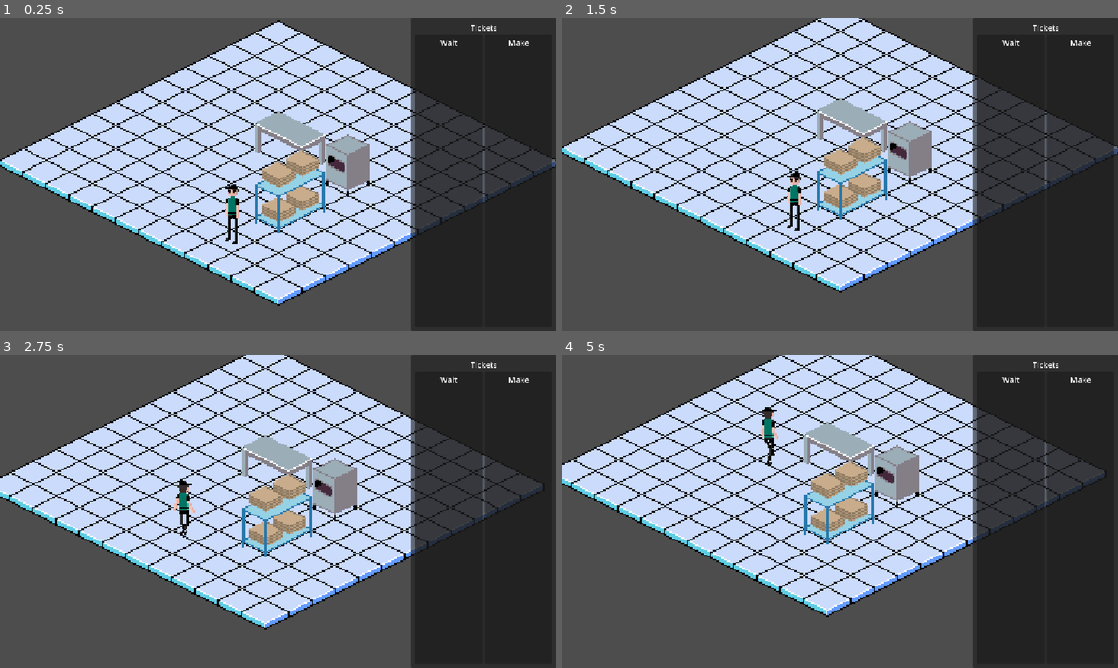
Above: before the commit, frames 1-4 (two rows, left to right).
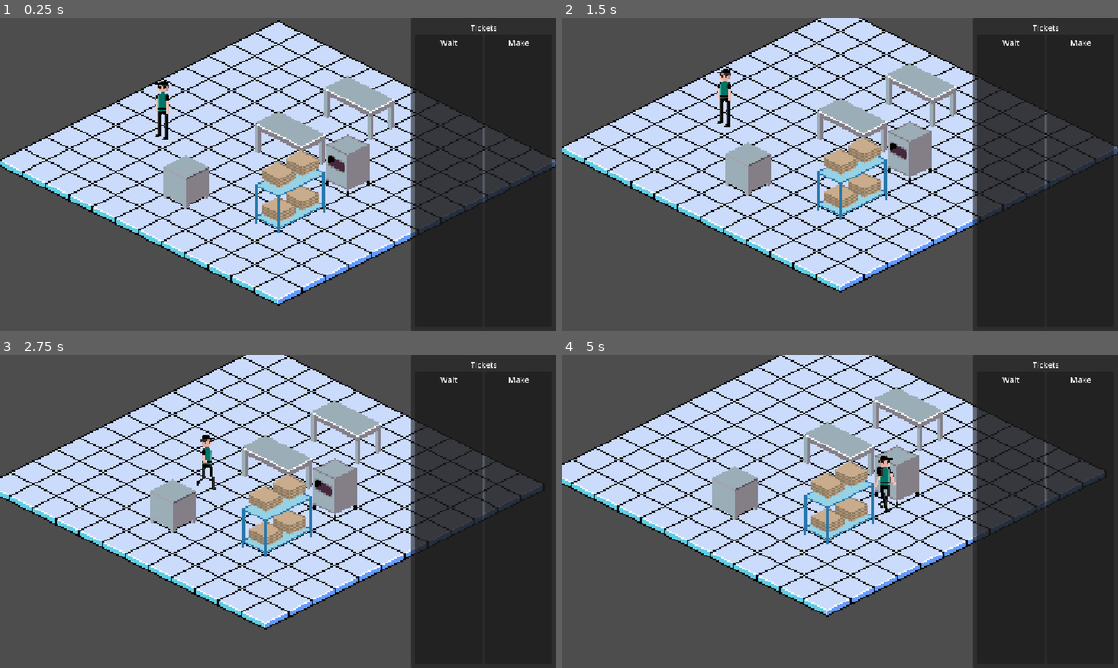
Above: after the commit, the same moments.

Repository: Evil-As-Shit/P-Za
Game: Godot game, scene res://scenes/world/world.tscn
Two runs of this game, one before a commit and one after it. Both use one fixed random seed, a clock stepped at 60 frames per second and the inputs below.
Inputs (mouse positions are in pixels of both pictures, inside the frame that each line leads up to):
- Up to frame 1 (0.25 s): no input
- Up to frame 2 (1.5 s): tap Enter at 0.5 s; move the mouse to (962, 158) at 0.52 s; tap S (camera_pan_down) at 0.6 s; click (962, 158) at 0.67 s; tap Space at 1.25 s; drag from (728, 190) to (812, 237) at 1.27 s
- Up to frame 3 (2.75 s): move the mouse to (333, 442) at 2.02 s; tap D (camera_pan_right) at 2.1 s; click (333, 442) at 2.17 s
- Up to frame 4 (5 s): drag from (812, 574) to (673, 464) at 2.77 s; move the mouse to (1006, 558) at 3.52 s; tap S (camera_pan_down) at 3.6 s; click (1006, 558) at 3.67 s; drag from (673, 464) to (756, 433) at 4.27 s

The runs differ from the first frame. In frame 1, 2.7% of the frame differs, in the area x 27-71%, y 18-73%; in frame 2, 2.7%; in frame 3, 2.4%; in frame 4, 2.7%.

Commit message:
Add boxing table and pickup counter; orders wait as Ready, then go out

Diff:
--- a/resources/recipes/plain_pizza.tres
+++ b/resources/recipes/plain_pizza.tres
@@ -10,6 +10,7 @@
 [ext_resource type="Resource" path="res://resources/tasks/set_out_box.tres" id="10_set_out_box"]
 [ext_resource type="Texture2D" path="res://Assets/Sprites/box_sheet.png" id="9_box_sheet"]
 [ext_resource type="Resource" path="res://resources/tasks/cut.tres" id="11_cut"]
+[ext_resource type="Resource" path="res://resources/tasks/hand_off.tres" id="12_hand_off"]
 
 [sub_resource type="AtlasTexture" id="AtlasTexture_ball"]
 atlas = ExtResource("7_sheet")
@@ -44,5 +45,5 @@
 [resource]
 script = ExtResource("1_recipe")
 display_name = "Pizza"
-steps = Array[ExtResource("2_task_type")]([ExtResource("3_stretch"), ExtResource("4_sauce"), ExtResource("5_cheese"), ExtResource("6_bake"), ExtResource("10_set_out_box"), ExtResource("11_cut")])
-stage_textures = Array[Texture2D]([SubResource("AtlasTexture …(178 unchanged characters)… ked"), SubResource("AtlasTexture_boxed")])
+steps = Array[ExtResource("2_task_type")]([ExtResource("3_stretch"), ExtResource("4_sauce"), ExtResource("5_cheese"), ExtResource("6_bake"), ExtResource("10_set_out_box"), ExtResource("11_cut"), ExtResource("12_hand_off")])
+stage_textures = Array[Texture2D]([SubResource("AtlasTexture …(178 unchanged characters)… ked"), SubResource("AtlasTexture_boxed"), SubResource("AtlasTexture_boxed")])
--- a/resources/stations/assembly_table.tres
+++ b/resources/stations/assembly_table.tres
@@ -6,9 +6,7 @@
 [ext_resource type="Resource" path="res://resources/tasks/sauce.tres" id="5_sauce"]
 [ext_resource type="Resource" path="res://resources/tasks/cheese.tres" id="6_cheese"]
 [ext_resource type="Texture2D" path="res://Assets/Sprites/Object_Spritesheet.png" id="3_sheet"]
-[ext_resource type="Resource" path="res://resources/tasks/set_out_box.tres" id="7_set_out_box"]
 [ext_resource type="Script" path="res://scripts/stations/station_spot.gd" id="9_spot"]
-[ext_resource type="Resource" path="res://resources/tasks/cut.tres" id="10_cut"]
 
 [sub_resource type="AtlasTexture" id="AtlasTexture_along_x"]
 atlas = ExtResource("3_sheet")
@@ -31,7 +29,7 @@
 [resource]
 script = ExtResource("1_data")
 display_name = "Assembly Table"
-task_types = Array[ExtResource("2_task_type")]([ExtResource("4_stretch"), ExtResource("5_sauce"), ExtResource("6_cheese"), ExtResource("7_set_out_box"), ExtResource("10_cut")])
+task_types = Array[ExtResource("2_task_type")]([ExtResource("4_stretch"), ExtResource("5_sauce"), ExtResource("6_cheese")])
 footprint = Vector2i(2, 1)
 facing_textures = Array[Texture2D]([SubResource("AtlasTexture_along_x"), SubResource("AtlasTexture_along_y"), SubResource("AtlasTexture_along_x"), SubResource("AtlasTexture_along_y")])
 spots = Array[ExtResource("9_spot")]([SubResource("Resource_spot_a"), SubResource("Resource_spot_b")])
--- /dev/null
+++ b/resources/stations/boxing_table.tres
@@ -0,0 +1,35 @@
+[gd_resource type="Resource" script_class="StationData" format=3]
+
+[ext_resource type="Script" path="res://scripts/stations/station_data.gd" id="1_data"]
+[ext_resource type="Script" path="res://scripts/tasks/task_type.gd" id="2_task_type"]
+[ext_resource type="Texture2D" path="res://Assets/Sprites/Object_Spritesheet.png" id="3_sheet"]
+[ext_resource type="Resource" path="res://resources/tasks/set_out_box.tres" id="4_set_out_box"]
+[ext_resource type="Resource" path="res://resources/tasks/cut.tres" id="5_cut"]
+[ext_resource type="Script" path="res://scripts/stations/station_spot.gd" id="6_spot"]
+
+[sub_resource type="AtlasTexture" id="AtlasTexture_along_x"]
+atlas = ExtResource("3_sheet")
+region = Rect2(80, 0, 48, 47)
+
+[sub_resource type="AtlasTexture" id="AtlasTexture_along_y"]
+atlas = ExtResource("3_sheet")
+region = Rect2(32, 0, 48, 47)
+
+[sub_resource type="Resource" id="Resource_spot_a"]
+script = ExtResource("6_spot")
+work_cell = Vector2i(0, 1)
+item_cell = Vector2i(0, 0)
+
+[sub_resource type="Resource" id="Resource_spot_b"]
+script = ExtResource("6_spot")
+work_cell = Vector2i(1, 1)
+item_cell = Vector2i(1, 0)
+
+[resource]
+script = ExtResource("1_data")
+display_name = "Boxing Table"
+task_types = Array[ExtResource("2_task_type")]([ExtResource("4_set_out_box"), ExtResource("5_cut")])
+footprint = Vector2i(2, 1)
+facing_textures = Array[Texture2D]([SubResource("AtlasTexture_along_x"), SubResource("AtlasTexture_along_y"), SubResource("AtlasTexture_along_x"), SubResource("AtlasTexture_along_y")])
+spots = Array[ExtResource("6_spot")]([SubResource("Resource_spot_a"), SubResource("Resource_spot_b")])
+item_offset = Vector2(0, -20)
--- /dev/null
+++ b/resources/stations/pickup_counter.tres
@@ -0,0 +1,25 @@
+[gd_resource type="Resource" script_class="StationData" format=3]
+
+[ext_resource type="Script" path="res://scripts/stations/station_data.gd" id="1_data"]
+[ext_resource type="Script" path="res://scripts/tasks/task_type.gd" id="2_task_type"]
+[ext_resource type="Resource" path="res://resources/tasks/hand_off.tres" id="3_hand_off"]
+[ext_resource type="Texture2D" path="res://Assets/Sprites/Object_Spritesheet.png" id="4_sheet"]
+[ext_resource type="Script" path="res://scripts/stations/station_spot.gd" id="5_spot"]
+
+[sub_resource type="AtlasTexture" id="AtlasTexture_counter"]
+atlas = ExtResource("4_sheet")
+region = Rect2(128, 0, 32, 48)
+
+[sub_resource type="Resource" id="Resource_spot"]
+script = ExtResource("5_spot")
+work_cell = Vector2i(0, 1)
+item_cell = Vector2i(0, 0)
+
+[resource]
+script = ExtResource("1_data")
+display_name = "Pickup Counter"
+task_types = Array[ExtResource("2_task_type")]([ExtResource("3_hand_off")])
+footprint = Vector2i(1, 1)
+facing_textures = Array[Texture2D]([SubResource("AtlasTexture_counter")])
+spots = Array[ExtResource("5_spot")]([SubResource("Resource_spot")])
+item_offset = Vector2(0, -24)
--- /dev/null
+++ b/resources/tasks/hand_off.tres
@@ -0,0 +1,9 @@
+[gd_resource type="Resource" script_class="TaskType" format=3]
+
+[ext_resource type="Script" path="res://scripts/tasks/task_type.gd" id="1_task"]
+
+[resource]
+script = ExtResource("1_task")
+id = &"hand_off"
+display_name = "Hand off"
+base_work_time = 1.0
--- a/scenes/world/world.tscn
+++ b/scenes/world/world.tscn
@@ -12,6 +12,8 @@
 [ext_resource type="Resource" path="res://resources/stations/small_oven.tres" id="10_oven"]
 [ext_resource type="PackedScene" path="res://scenes/items/item.tscn" id="11_item"]
 [ext_resource type="Resource" path="res://resources/stations/box_rack.tres" id="12_box_rack"]
+[ext_resource type="Resource" path="res://resources/stations/boxing_table.tres" id="13_boxing"]
+[ext_resource type="Resource" path="res://resources/stations/pickup_counter.tres" id="14_pickup"]
 
 [node name="World" type="Node2D"]
 script = ExtResource("1_world")
@@ -36,6 +38,14 @@
 cell = Vector2i(8, 8)
 facing = 3
 
+[node name="BoxingTable" parent="Entities" instance=ExtResource("5_station")]
+data = ExtResource("13_boxing")
+cell = Vector2i(5, 2)
+
+[node name="PickupCounter" parent="Entities" instance=ExtResource("5_station")]
+data = ExtResource("14_pickup")
+cell = Vector2i(5, 9)
+
 [node name="Pawn" parent="Entities" instance=ExtResource("3_pawn")]
 
 [node name="ShopCamera" type="Camera2D" parent="."]
--- a/scripts/tickets/ticket.gd
+++ b/scripts/tickets/ticket.gd
@@ -14,6 +14,8 @@
 var item: Item = null
 ## What the item goes into (e.g. an open box), once it's been set out.
 var container: Item = null
+## Every step is done and the order is waiting to go out. It stays on the rack until then.
+var ready: bool = false
 
 
 func _init(p_order_number: int, p_recipe: Recipe) -> void:
--- a/scripts/tickets/ticket_rack.gd
+++ b/scripts/tickets/ticket_rack.gd
@@ -64,13 +64,21 @@
 	return jobs
 
 
-## Call when a ticket's job finishes. Completed tickets leave the rack.
+## Call when a ticket's job finishes. After the last one the ticket is marked ready and
+## stays on the rack until send_out().
 func complete_job(job: Job) -> void:
 	var ticket: Ticket = job.ticket
 	ticket.advance()
 	if ticket.is_complete():
-		_list(ticket.section).erase(ticket)
-		ticket_completed.emit(ticket)
+		ticket.ready = true
+	changed.emit()
+	jobs_changed.emit()
+
+
+## The ready order has gone out: the ticket leaves the rack.
+func send_out(ticket: Ticket) -> void:
+	_list(ticket.section).erase(ticket)
+	ticket_completed.emit(ticket)
 	changed.emit()
 	jobs_changed.emit()
 
--- a/scripts/ui/ticket_card.gd
+++ b/scripts/ui/ticket_card.gd
@@ -11,4 +11,9 @@
 func show_ticket(p_ticket: Ticket) -> void:
 	ticket = p_ticket
 	_title.text = ticket.get_title()
-	_status.text = "In progress" if ticket.is_in_progress() else "Waiting"
+	if ticket.ready:
+		_status.text = "Ready"
+	elif ticket.is_in_progress():
+		_status.text = "In progress"
+	else:
+		_status.text = "Waiting"
--- a/scripts/world/world.gd
+++ b/scripts/world/world.gd
@@ -23,8 +23,9 @@
 @export var phone_time_max: float = 6.0
 ## Item scene spawned when a ticket's first step starts (no ingredient storage yet).
 @export var item_scene: PackedScene
-## Seconds a finished item stays visible before it's cleared (no hand-off yet).
-@export var finished_item_linger: float = 2.0
+## Seconds a finished order waits where it was handed off before it goes out (placeholder
+## until customers pick orders up).
+@export var pickup_wait: float = 5.0
 
 var _pawns: Array[Pawn] = []
 var _stations: Array[Station] = []
@@ -212,6 +213,17 @@
 	_on_rack_jobs_changed()
 
 
+## The finished order is picked up: its item leaves and frees its spot.
+func _send_out(ticket: Ticket) -> void:
+	var item: Item = ticket.item
+	ticket.item = null
+	if item != null:
+		if item.station != null:
+			item.station.take_item(item.spot)
+		item.queue_free()
+	_rack.send_out(ticket)
+
+
 func _drop_on_floor(item: Item, cell: Vector2i) -> void:
 	item.reparent(_entities, false)
 	item.global_position = _floor.cell_to_global(cell)
@@ -342,18 +354,13 @@
 		ticket.item.set_wrap(null, null)
 
 	var item: Item = ticket.item
-	var last_step: bool = ticket.step_index == ticket.recipe.steps.size() - 1
-	if last_step and item != null:
-		# Free the spot now; the finished item stays visible for a moment.
-		job.station.take_item(job.spot)
-		ticket.item = null
 	_release_station(job)
 	_rack.complete_job(job)
 	if item != null and task.unattended:
 		_work_unattended(item, task, ticket.recipe.get_stage_texture(ticket.step_index))
 	elif item != null and task.fetch_supply == &"":
 		item.set_texture(ticket.recipe.get_stage_texture(ticket.step_index))
-		if last_step:
-			get_tree().create_timer(finished_item_linger).timeout.connect(item.queue_free)
+	if ticket.ready:
+		get_tree().create_timer(pickup_wait).timeout.connect(_send_out.bind(ticket))
 	if not pawn.has_job():
 		_work_or_wander(pawn)
Binary file changed: Assets/Sprites/Object_Spritesheet.png
Not shown, changed: GDD.md
Not shown, changed: docs/sprite_list.md
